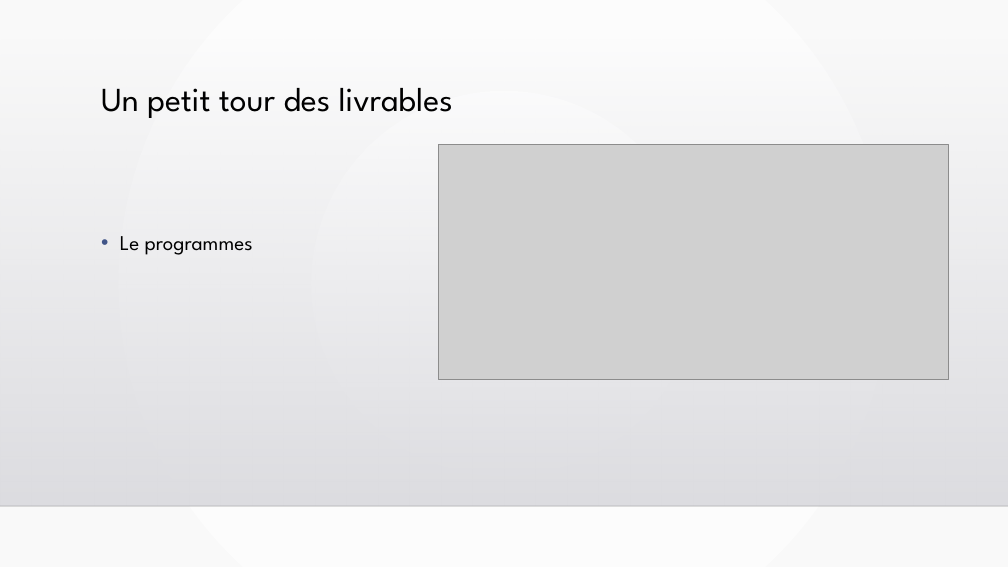
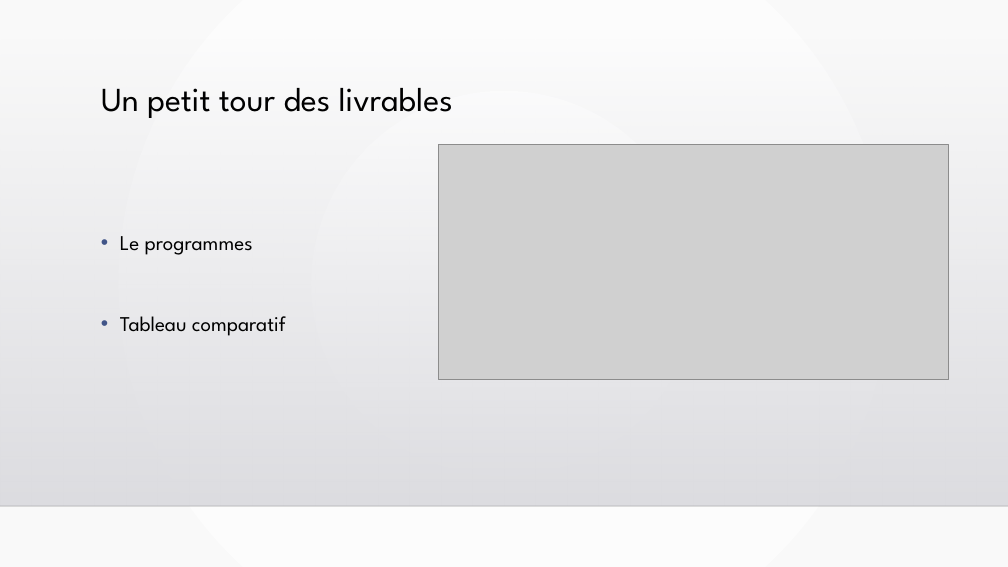
Before and after one commit to Nathroma/P7_Algorithmes_Python, a slide deck: slide 8 of Projet n°7.pptx. Drawn at 1008x567 pixels with LibreOffice and Linux fonts; fonts in the diff are those of the drawing; grey boxes stand for pictures; background and template pictures are left out. Boxes give left, top, right and bottom in pixels: in the first picture for what was removed or moved away, otherwise in the second. Text is boxed around its words. In the diff, an @@ line names an element or a change of style, - is before the commit and + after.

```diff
--- a/Projet n°7.pptx
+++ b/Projet n°7.pptx
@@ text at (x1=120, y1=316, x2=286, y2=336): paragraph added @@
+• Tableau comparatif
```
Also in this commit, not shown: 2 other slides changed.
